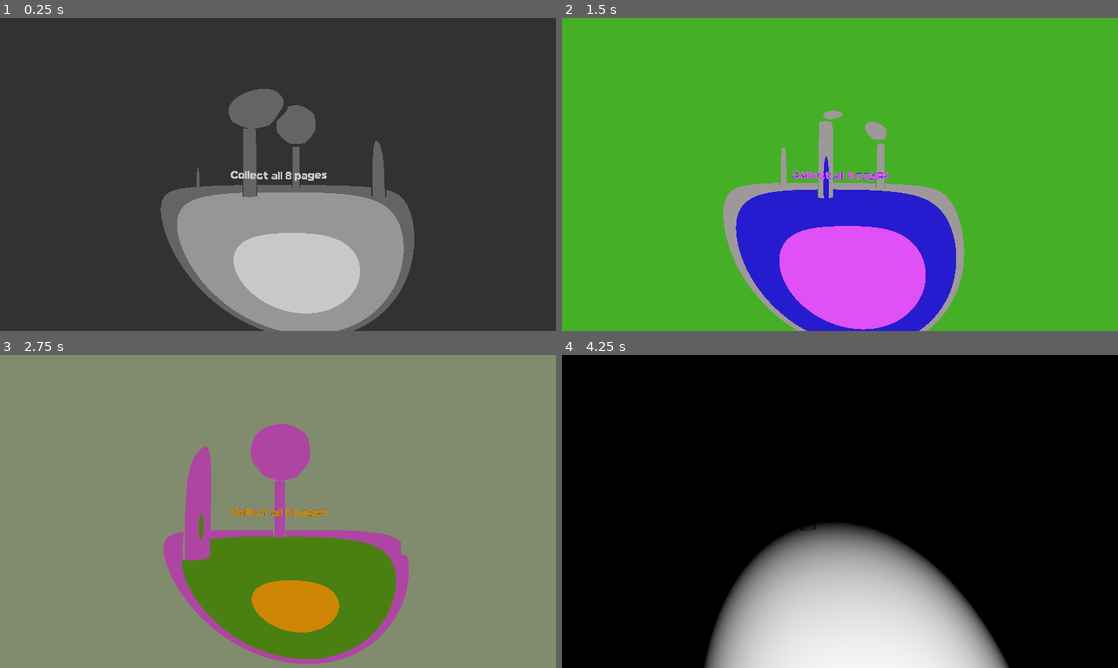
Above: before the commit, frames 1-4 (two rows, left to right).
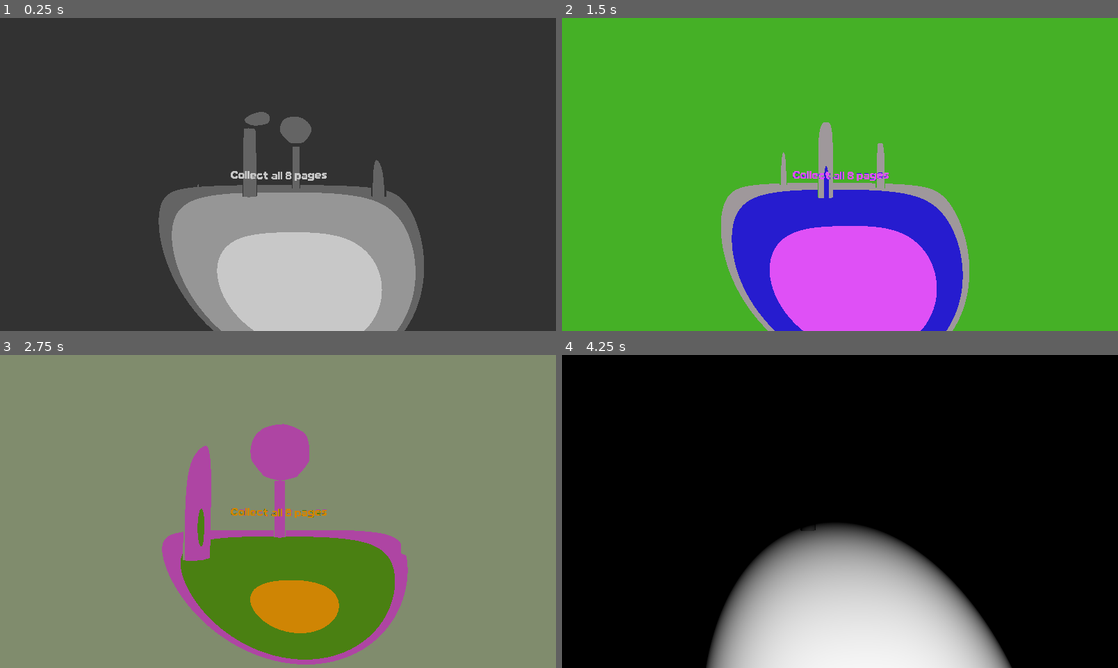
Above: after the commit, the same moments.

Repository: realtrashdev/godot-slender
Game: Godot game, scene res://scenes/main.tscn
The game is run twice, just before and just after one commit, with the same random seed, the same clock (stepped at 60 frames per second) and the same inputs.
Inputs (mouse positions are in pixels of both pictures, inside the frame that each line leads up to):
- Up to frame 1 (0.25 s): no input
- Up to frame 2 (1.5 s): move the mouse to (867, 174) at 0.52 s; hold Shift (sprint) 0.53-1.28 s; hold W (move_forward) from 0.53 s (still down); click (867, 174) at 0.67 s; tap Space (jump) at 0.77 s; tap Tab (ui_focus_next) at 0.8, 1.35 s; move the mouse to (812, 174) at 1.27 s
- Up to frame 3 (2.75 s): keep holding W (move_forward); tap Space (jump) at 1.52 s; tap Shift (sprint) at 1.55 s; move the mouse to (289, 505) at 2.02 s; tap ` (delete me) at 2.1 s; tap Tab (ui_focus_next) at 2.3 s
- Up to frame 4 (4.25 s): keep holding W (move_forward); move the mouse to (834, 517) at 2.77 s; tap = (shader_toggle) at 2.85 s; click (834, 517) at 2.92 s; tap Space (jump) at 3.02, 3.77 s; tap Shift (sprint) at 3.05 s; move the mouse to (878, 514) at 3.52 s; hold Shift (sprint) from 3.53 s (still down); tap Tab (ui_focus_next) at 3.8 s

The runs differ from the first frame. In frame 1, 8.0% of the frame differs, in the area x 28-77%, y 22-100%; in frame 2, 4.5%; in frame 3, 0.6%; in frame 4, 0.3%.

Commit message:
ao spawning

Diff:
--- a/advsem-slender/scenes/chaser.tscn
+++ b/advsem-slender/scenes/chaser.tscn
@@ -59,4 +59,5 @@
 
 [node name="Ambient Music" type="AudioStreamPlayer3D" parent="."]
 stream = ExtResource("3_7iohh")
+autoplay = true
 max_distance = 10.0
--- /dev/null
+++ b/advsem-slender/scenes/enemy_spawner.tscn
@@ -0,0 +1,8 @@
+[gd_scene load_steps=3 format=3 uid="uid://ds3f284sk35dn"]
+
+[ext_resource type="Script" uid="uid://duvjm05fxhjge" path="res://scripts/enemy_spawner.gd" id="1_ks1gq"]
+[ext_resource type="PackedScene" uid="uid://0rnvcc30hitf" path="res://scenes/chaser.tscn" id="2_devoi"]
+
+[node name="EnemySpawner" type="Node3D"]
+script = ExtResource("1_ks1gq")
+enemy_to_spawn = ExtResource("2_devoi")
--- a/advsem-slender/scenes/main.tscn
+++ b/advsem-slender/scenes/main.tscn
@@ -1,6 +1,7 @@
-[gd_scene load_steps=20 format=3 uid="uid://b2fcrx7ohgn2i"]
+[gd_scene load_steps=21 format=3 uid="uid://b2fcrx7ohgn2i"]
 
 [ext_resource type="PackedScene" uid="uid://dqhlmv6mga3ln" path="res://scenes/player.tscn" id="1_ig7tw"]
+[ext_resource type="PackedScene" uid="uid://ds3f284sk35dn" path="res://scenes/enemy_spawner.tscn" id="1_jkv2x"]
 [ext_resource type="Material" uid="uid://dfno40i012odi" path="res://shaders/fourcolor_screen.tres" id="1_jyhfs"]
 [ext_resource type="Script" uid="uid://cjehxq1f2vicp" path="res://scripts/screen_shader_manager.gd" id="1_tbgi4"]
 [ext_resource type="PackedScene" uid="uid://bi81fe12i10ix" path="res://scenes/page.tscn" id="2_0xm2m"]
@@ -38,6 +39,14 @@
 albedo_color = Color(0.753984, 0.753984, 0.753984, 1)
 
 [node name="Playground Area" type="Node3D"]
+
+[node name="Player" parent="." groups=["Player"] instance=ExtResource("1_ig7tw")]
+transform = Transform3D(1, 0, 0, 0, 1, 0, 0, 0, 1, 25, 1.5, 25)
+
+[node name="EnemySpawner" parent="." instance=ExtResource("1_jkv2x")]
+min_spawn_time = 40.0
+max_spawn_time = 55.0
+spawn_distance = 35.0
 
 [node name="ColorChangeCanvas" type="CanvasLayer" parent="."]
 layer = 10
@@ -244,9 +253,6 @@
 [node name="Page3" parent="Map" instance=ExtResource("2_0xm2m")]
 transform = Transform3D(-0.401276, 0, -0.915957, 0, 1, 0, 0.915957, 0, -0.401276, 12.2069, 1.57065, 16.6367)
 
-[node name="Player" parent="." groups=["Player"] instance=ExtResource("1_ig7tw")]
-transform = Transform3D(1, 0, 0, 0, 1, 0, 0, 0, 1, 25, 1.492, 25)
-
 [node name="Funny Business" type="Node3D" parent="."]
 script = ExtResource("8_tipki")
 shader_material = ExtResource("1_jyhfs")
--- a/advsem-slender/scripts/chaser_enemy.gd
+++ b/advsem-slender/scripts/chaser_enemy.gd
@@ -4,35 +4,31 @@
 ## Chases after player in a straight line. Disappears after about 15 seconds.
 
 ## Gets faster for each page collected.
-## Speed starts at 2.25 (Slightly higher than player default walk speed)
+## Speed starts at 2.75 (Slightly higher than player default walk speed)
 ## Increases by .25 for each page collected.
 
 ## TODO
 ## Implement spawning
 ## Rework death to not close the game
 
-const SPEED: float = 2.25
+const SPEED: float = 2.75
 const SPEED_INCREMENT: float = 0.25
+const CHASE_TIME: float = 15.0
+const CHASE_TIME_INCREMENT: float = 1
+const RUN_SPEED: float = 15
 
-var extra_speed: float = 0
+var run_away: bool = false
 
 @onready var nav_agent = $NavigationAgent3D
-@onready var player = get_tree().get_first_node_in_group("Player")
+@onready var player = get_parent().player
 @onready var ambient_music: AudioStreamPlayer3D = $"Ambient Music"
 
-var chasing: bool = false
-
 func _ready() -> void:
-	Signals.page_collected.connect(page_collect)
-	await get_tree().create_timer(3).timeout
-	ambient_music.play()
-	chasing = true
+	print("Spawned Chaser with " + str(get_speed()) + " speed and " + str(get_chase_time()) + " chase time")
+	life_cycle()
 
 func _process(delta: float) -> void:
-	if !ambient_music.playing and chasing:
-		queue_free()
-
-	# check if touching player, if so quit the game for nows
+	# check if touching player, if so quit the game for now
 	for i in get_slide_collision_count():
 		var coll = get_slide_collision(i)
 		if coll.get_collider().is_in_group("Player"):
@@ -46,14 +42,29 @@
 	if !player:
 		return
 
+	# go to player position
 	nav_agent.target_position = player.global_position
 
-	if not nav_agent.is_navigation_finished():
+	if run_away:
+		nav_agent.target_position = player.global_position
+		var direction = (global_position - nav_agent.target_position).normalized()
+		velocity = direction * (get_speed() * RUN_SPEED)
+
+	elif not nav_agent.is_navigation_finished():
 		var next_path_position = nav_agent.get_next_path_position()
 		var direction = (next_path_position - global_position).normalized()
-		velocity = direction * (SPEED + extra_speed)
+		velocity = direction * (get_speed())
 
 	move_and_slide()
 
-func page_collect():
-	extra_speed += SPEED_INCREMENT
+func life_cycle():
+	await get_tree().create_timer(get_chase_time()).timeout
+	run_away = true
+	await get_tree().create_timer(3).timeout
+	queue_free()
+
+func get_speed():
+	return SPEED + SPEED_INCREMENT * get_parent().pages_collected
+
+func get_chase_time():
+	return CHASE_TIME + CHASE_TIME_INCREMENT * get_parent().pages_collected
--- /dev/null
+++ b/advsem-slender/scripts/enemy_spawner.gd
@@ -0,0 +1,49 @@
+extends Node3D
+
+@export var enemy_to_spawn: PackedScene
+
+@export_category("Spawning")
+@export var min_spawn_time: float
+@export var max_spawn_time: float
+@export var spawn_distance: float
+var min_spawn_modifier: float
+var max_spawn_modifier: float
+
+var spawn_timer
+var pages_collected: int = 0
+
+@onready var player = get_tree().get_first_node_in_group("Player")
+
+func _ready() -> void:
+	Signals.page_collected.connect(page_collected)
+
+func _process(delta: float) -> void:
+	if Input.is_action_just_pressed("ui_focus_next"):
+		spawn_enemy()
+
+func spawn_enemy():
+	var enemy = enemy_to_spawn.instantiate()
+
+	# pick a random angle in radians
+	var angle = randf() * TAU
+	var offset = Vector3(cos(angle), 0, sin(angle)) * spawn_distance
+	var spawn_pos = player.position + offset
+
+	# make sure it's within the navmesh
+	if is_position_in_nav_region_3d(spawn_pos):
+		enemy.position = spawn_pos
+		add_child(enemy)
+	else:
+		# try again later
+		spawn_timer = 1
+
+
+func is_position_in_nav_region_3d(position: Vector3) -> bool:
+	var map_rid = get_world_3d().navigation_map
+	var closest_point = NavigationServer3D.map_get_closest_point(map_rid, position)
+
+	# check if point is "close enough" to navmesh
+	return position.distance_to(closest_point) < 0.5
+
+func page_collected():
+	pages_collected += 1
--- a/advsem-slender/scripts/player.gd
+++ b/advsem-slender/scripts/player.gd
@@ -2,24 +2,28 @@
 
 @export var movement_gravel: Array[AudioStreamWAV]
 
+# Base Movement
 const SPEED = 2.5
 const SPRINT_SPEED = 4.0
 const ACCELERATION = 7.0
 
+# Camera
 const MOUSE_SENSITIVITY = 0.002
 const CAMERA_SMOOTHING = 10
-
-const CAMERA_BOB_AMOUNT = 0.01
+const CAMERA_BOB_AMOUNT = 0.015
 
 var camera_rotation := Vector3(0, 0, 0)
 var camera_fov: float
 
+# Flashlight
 var flashlight_offset := Vector3(0, 0, 0)
 var flashlight_target = null
 
+# Movement Bobbing
 var time_count: float
 var bobbing_speed: float
 
+# Audio
 var previous_sound_index: int
 var move_sound_timer: float
 
@@ -132,14 +136,14 @@
 
 	# sprinting
 	if check_sprinting():
-		flashlight.global_rotation.x = lerp(flashlight.global_rotation.x, flashlight_offset.x + deg_to_rad(flashlight.sprint_angle), 8 * delta)
+		flashlight.global_rotation.x = lerp(flashlight.global_rotation.x, flashlight_offset.x + deg_to_rad(flashlight.sprint_angle), 10 * delta)
 	# walking
 	elif velocity.length() != 0:
-		flashlight.rotation.x = lerp(flashlight.rotation.x, flashlight_offset.x + deg_to_rad(-5) + sin(time_count * 5) * 0.015, 8 * delta)
-		flashlight.rotation.y = lerp(flashlight.rotation.y, flashlight_offset.y + deg_to_rad(-5) + sin(time_count * 5) * 0.015, 8 * delta)
+		flashlight.rotation.x = lerp(flashlight.rotation.x, flashlight_offset.x + deg_to_rad(-5) + sin(time_count * 5) * 0.015, 6 * delta)
+		flashlight.rotation.y = lerp(flashlight.rotation.y, flashlight_offset.y + deg_to_rad(-5) + sin(time_count * 5) * 0.015, 6 * delta)
 	# standing
 	else:
-		flashlight.rotation.x = lerp(flashlight.rotation.x, flashlight_offset.x + cos(time_count) * 0.01, 8 * delta)
+		flashlight.rotation.x = lerp(flashlight.rotation.x, flashlight_offset.x + cos(time_count) * 0.01, 6 * delta)
 
 ## points flashlight at designated object and overrides the offset function
 func point_flashlight():
@@ -171,7 +175,7 @@
 	bobbing_speed = get_movement_speed() * 2
 
 	if velocity.length() > 1:
-		camera.rotation.z = lerp(camera.rotation.z, (sin(time_count * bobbing_speed) * (0.01 * get_movement_speed())), 5 * delta)
+		camera.rotation.z = lerp(camera.rotation.z, (sin(time_count * bobbing_speed) * (0.005 * get_movement_speed())), 5 * delta)
 	else:
 		camera.rotation.z = lerp(camera.rotation.z, 0.0, 5 * delta)
 
Not shown, added: advsem-slender/scripts/enemy_spawner.gd.uid
